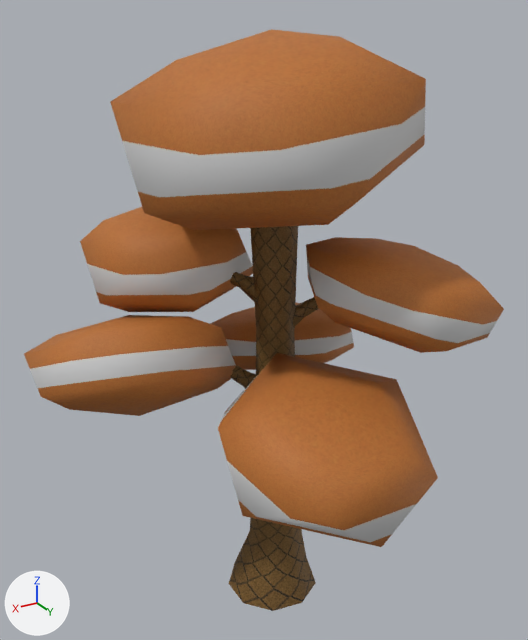
A saved change to the OBJ model res/models/tree1_2/tree1_2.obj.
Both versions are drawn from a camera (50 mm lens) standing at (1.78, 2.73, 2.91) and looking at (0.15, 0.01, 1.55). Every picture has the same lights, and +X, +Y and +Z are marked at lower left. Where no turn or scale is listed for an object, it has been applied to the vertices.

Names of what the first picture shows: 'wood.000_Cylinder.000', 'wood.001_Cylinder.001'.
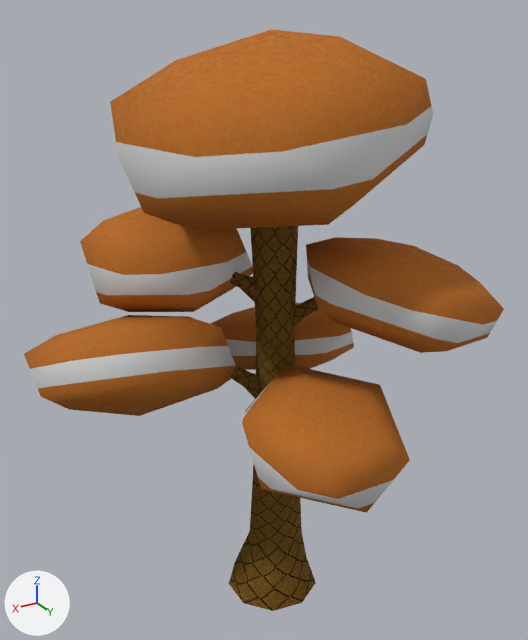
Location of each change, [x1, y1, x2, y2] in pixels of the pictures (528 x 640 px; the box of a moved part takes in the faces that stretch with it):
```json
{"object": "wood.001_Cylinder.001", "change": "surface changed, reshaped", "before": [24, 29, 504, 547], "after": [24, 29, 504, 513], "on screen": "7% shorter"}
{"object": "wood.000_Cylinder.000", "change": "surface changed", "before": [229, 226, 319, 611], "after": [229, 226, 319, 611]}
{"part": 1, "of": "me_wood_001_cylinder_001", "change": "moved or reshaped", "before": [218, 353, 438, 547], "after": [242, 364, 410, 513]}
{"part": 2, "of": "me_wood_001_cylinder_001", "change": "built on", "before": [110, 79, 426, 213], "after": [110, 79, 433, 213]}
```

Edits to the scene script, one JSON object a line:
```json
{"op": "add", "block": "img_foliage5_spec_png", "code": ["img_foliage5_spec_png = load_image('foliage5_spec.png', 'foliage5_spec.png', 256, 256, 'sRGB')"]}
{"op": "add", "block": "img_tree_spec_jpg", "code": ["img_tree_spec_jpg = load_image('tree_spec.jpg', 'tree_spec.jpg', 256, 256, 'sRGB')"]}
{"op": "add", "block": "mat_wood", "code": "n3 = _N.new('ShaderNodeTexImage'); n3.name = 'Image Texture.001'"}
{"op": "add", "block": "mat_wood", "code": "n3.image = img_tree_spec_jpg"}
{"block": "mat_wood", "where": "n0 = _N.new('ShaderNodeBsdfPrincipled'); n0.name = 'Principled BSDF'"}
{"op": "add", "block": "mat_wood", "code": "_L.new(n3.outputs[0], n0.inputs[13])  # 'Color' to 'Specular IOR Level'"}
{"op": "add", "block": "mat_foliage1", "code": "n3 = _N.new('ShaderNodeTexImage'); n3.name = 'Image Texture.001'"}
{"op": "add", "block": "mat_foliage1", "code": "n3.image = img_foliage5_spec_png"}
{"block": "mat_foliage1", "where": "n0 = _N.new('ShaderNodeBsdfPrincipled'); n0.name = 'Principled BSDF'"}
{"op": "add", "block": "mat_foliage1", "code": "_L.new(n3.outputs[0], n0.inputs[13])  # 'Color' to 'Specular IOR Level'"}
{"block": "me_wood_001_cylinder_001", "where": "# used by ob_wood_001_cylinder_001; location = (0.0, 0.0, 0.0)"}
{"op": "remove", "block": "me_wood_001_cylinder_001", "code": "me_wood_001_cylinder_001.from_pydata(...)  # 132 vertices, 180 faces; spans x -0.83..1.18, y -0.83..0.97, z 0.9..2.82"}
{"op": "add", "block": "me_wood_001_cylinder_001", "code": "me_wood_001_cylinder_001.from_pydata(...)  # 142 vertices, 190 faces; spans x -0.83..1.18, y -0.83..0.86, z 1.0..2.82"}
{"block": "me_wood_001_cylinder_001", "change": "me_wood_001_cylinder_001 part 1: the loose piece of 22 vertices spanning x -0.3..0.62, y 0.12..0.97, z 0.9..1.44 is scaled about its middle by 0.772, then moved by (0.0, -0.01, 0.04)"}
{"block": "me_wood_001_cylinder_001", "change": "me_wood_001_cylinder_001 part 2"}
{"block": "me_wood_001_cylinder_001", "change": "10 faces are deleted"}
{"block": "me_wood_001_cylinder_001", "change": "10 vertices are added at x -0.6..0.79, y -0.65..0.65, z 2.37..2.52"}
{"block": "me_wood_001_cylinder_001", "change": "20 new faces join them"}
```
